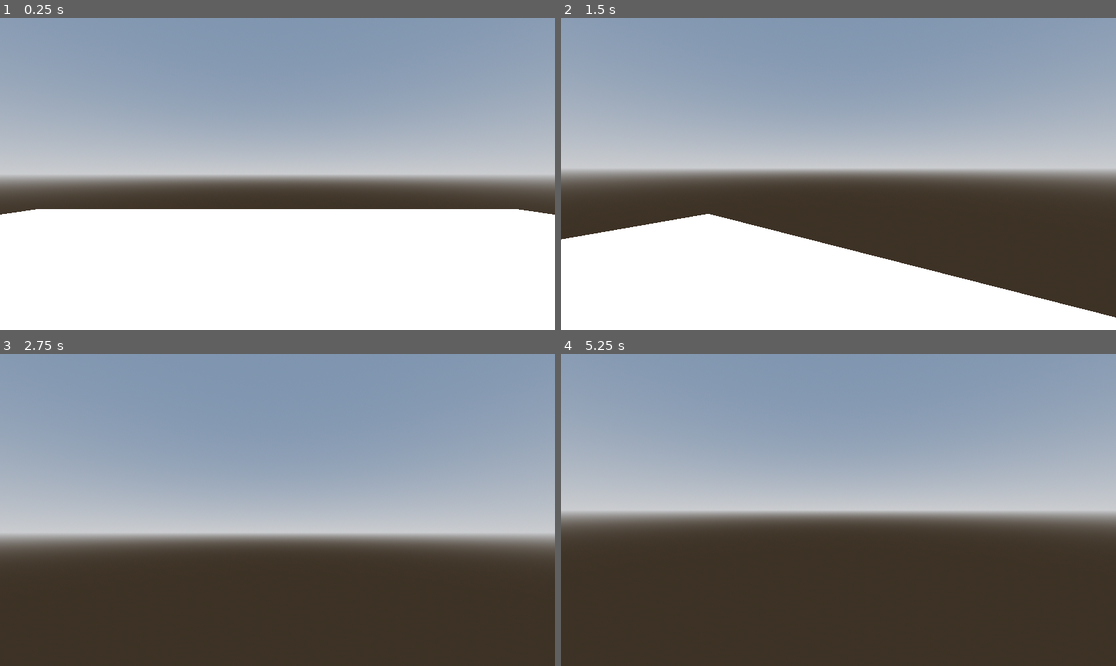
Above: before the commit, frames 1-4 (two rows, left to right).
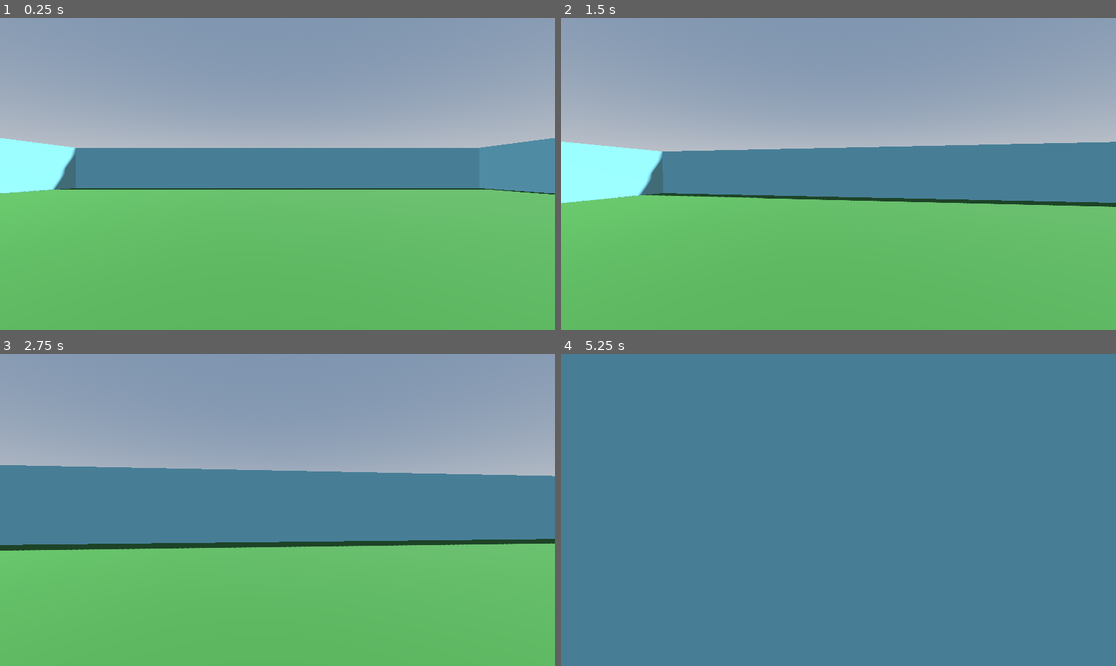
Above: after the commit, the same moments.

Repository: adrian-deguzman/over-the-shoulder-tps
Game: Godot game, scene res://scenes/world.tscn
The game is run twice, just before and just after one commit, with the same random seed, the same clock (stepped at 60 frames per second) and the same inputs.
Inputs (mouse positions are in pixels of both pictures, inside the frame that each line leads up to):
- Up to frame 1 (0.25 s): no input
- Up to frame 2 (1.5 s): tap Enter at 0.5 s; move the mouse to (866, 174) at 0.52 s; hold W (up) from 0.53 s (still down); tap Space (jump) at 0.77 s; move the mouse to (810, 174) at 1.27 s
- Up to frame 3 (2.75 s): keep holding W (up); tap Space (jump) at 1.52 s; move the mouse to (288, 503) at 2.02 s
- Up to frame 4 (5.25 s): keep holding W (up); move the mouse to (832, 516) at 2.77 s; tap Space (jump) at 3.02, 3.77, 4.52 s; move the mouse to (877, 513) at 3.52 s; move the mouse to (794, 506) at 4.27 s; move the mouse to (844, 510) at 5.02 s

The runs differ from the first frame. In frame 1, 59% of the frame differs, in the area x 0-100%, y 38-100%; in frame 2, 59%; in frame 3, 63%; in frame 4, 100%, in the area x 0-100%, y 0-100%.

Commit message:
added: walls and color to floor

Diff:
--- a/barrion-deguzman-tps/scenes/world.tscn
+++ b/barrion-deguzman-tps/scenes/world.tscn
@@ -14,10 +14,16 @@
 sky = SubResource("Sky_4wyf3")
 tonemap_mode = 2
 
+[sub_resource type="StandardMaterial3D" id="StandardMaterial3D_nnsk1"]
+albedo_color = Color(0.1764706, 0.3529412, 0.15294118, 1)
+
 [sub_resource type="CapsuleMesh" id="CapsuleMesh_71j4m"]
 
 [sub_resource type="ConvexPolygonShape3D" id="ConvexPolygonShape3D_qfnet"]
 points = PackedVector3Array(-0.12520654, -0.532801, -0.4805069, 0.022783129, 0.4760704, 0.49888408, 0.16971254, 0.55914 …(1084 unchanged characters)…
+
+[sub_resource type="StandardMaterial3D" id="StandardMaterial3D_rwgxs"]
+albedo_color = Color(0.50980395, 0.8, 0.8666667, 1)
 
 [node name="World" type="Node3D" unique_id=822733020]
 
@@ -28,10 +34,11 @@
 [node name="WorldEnvironment" type="WorldEnvironment" parent="." unique_id=2019004671]
 environment = SubResource("Environment_k0juu")
 
-[node name="CSGBox3D" type="CSGBox3D" parent="." unique_id=1974662812]
+[node name="Floor" type="CSGBox3D" parent="." unique_id=1974662812]
 transform = Transform3D(1, 0, 0, 0, 1, 0, 0, 0, 1, 0, -0.010253906, 0)
+material_override = SubResource("StandardMaterial3D_nnsk1")
 use_collision = true
-size = Vector3(24, 0.002, 20)
+size = Vector3(50, 0.002, 50)
 
 [node name="Player" type="CharacterBody3D" parent="." unique_id=1198375977]
 transform = Transform3D(1, 0, 0, 0, 1, 0, 0, 0, 1, 0, -0.010253906, 0)
@@ -50,3 +57,27 @@
 
 [node name="Camera3D" type="Camera3D" parent="Player/Head" unique_id=1114059216]
 transform = Transform3D(1, 0, 0, 0, 1, 0, 0, 0, 1, 0.009489536, -0.21380544, 0.16021597)
+
+[node name="Wall1" type="CSGBox3D" parent="." unique_id=716211523]
+transform = Transform3D(1, 0, 0, 0, 1, 0, 0, 0, 1, 25.5, 0, 0)
+material_override = SubResource("StandardMaterial3D_rwgxs")
+use_collision = true
+size = Vector3(1, 10, 50)
+
+[node name="Wall 2" type="CSGBox3D" parent="." unique_id=466745287]
+transform = Transform3D(1, 0, 0, 0, 1, 0, 0, 0, 1, -25.5, 0, 0)
+material_override = SubResource("StandardMaterial3D_rwgxs")
+use_collision = true
+size = Vector3(1, 10, 50)
+
+[node name="Wall3" type="CSGBox3D" parent="." unique_id=1410395422]
+transform = Transform3D(-4.371139e-08, 0, 1, 0, 1, 0, -1, 0, -4.371139e-08, 0, 0, 25.5)
+material_override = SubResource("StandardMaterial3D_rwgxs")
+use_collision = true
+size = Vector3(1, 10, 50)
+
+[node name="Wall4" type="CSGBox3D" parent="." unique_id=2073133091]
+transform = Transform3D(-4.371139e-08, 0, 1, 0, 1, 0, -1, 0, -4.371139e-08, 0, 0, -25.5)
+material_override = SubResource("StandardMaterial3D_rwgxs")
+use_collision = true
+size = Vector3(1, 10, 50)
--- a/barrion-deguzman-tps/scripts/Player.gd
+++ b/barrion-deguzman-tps/scripts/Player.gd
@@ -3,7 +3,7 @@
 
 const SPEED = 5.0
 const JUMP_VELOCITY = 4.5
-const SENSITIVITY = 0.01
+const SENSITIVITY = 0.003
 
 @onready var head = $Head
 @onready var camera = $Head/Camera3D
@@ -17,6 +17,7 @@
 	if event is InputEventMouseMotion:
 		head.rotate_y(-event.relative.x * SENSITIVITY)
 		camera.rotate_x(-event.relative.y * SENSITIVITY)
+		camera.rotation.x = clamp(camera.rotation.x, deg_to_rad(-40), deg_to_rad(60))
 
 
 func _physics_process(delta: float) -> void:
